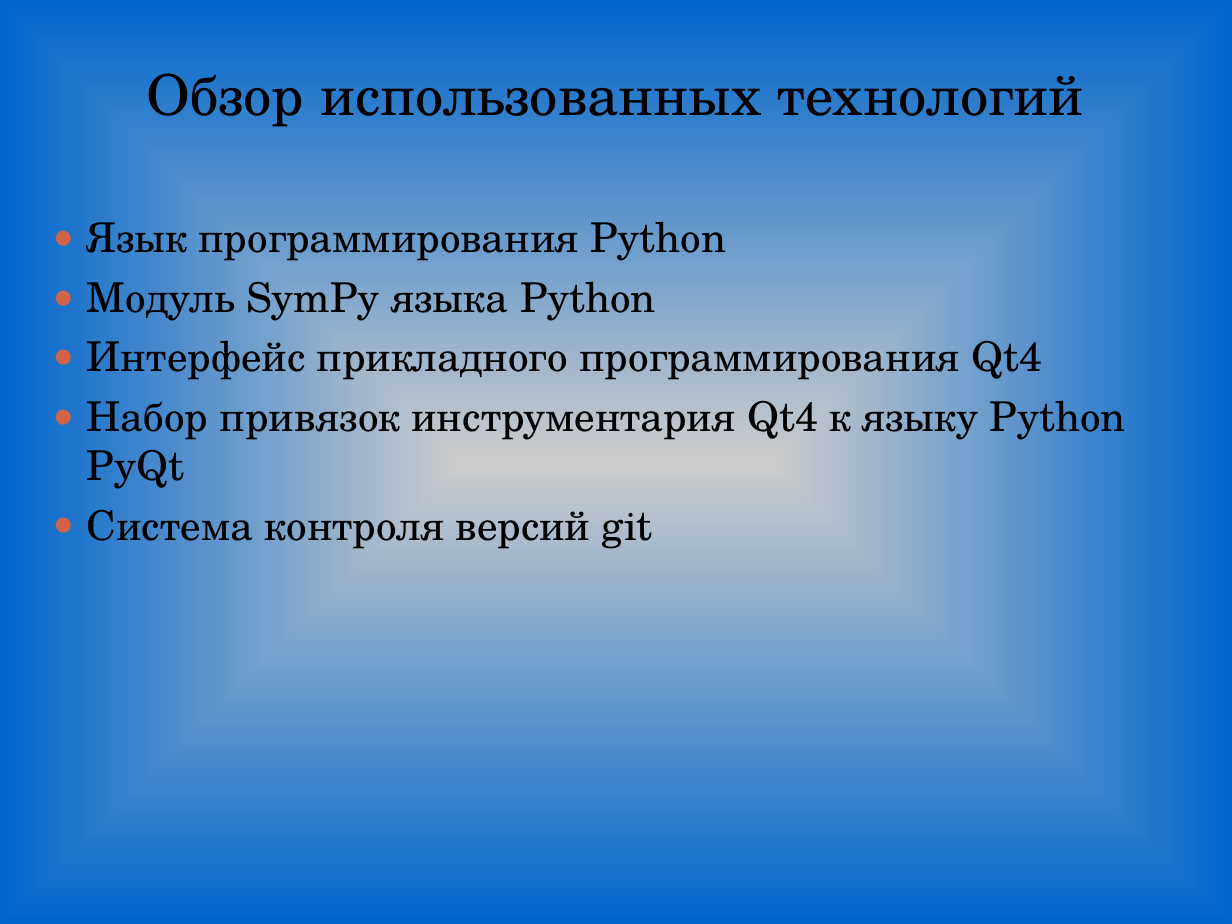
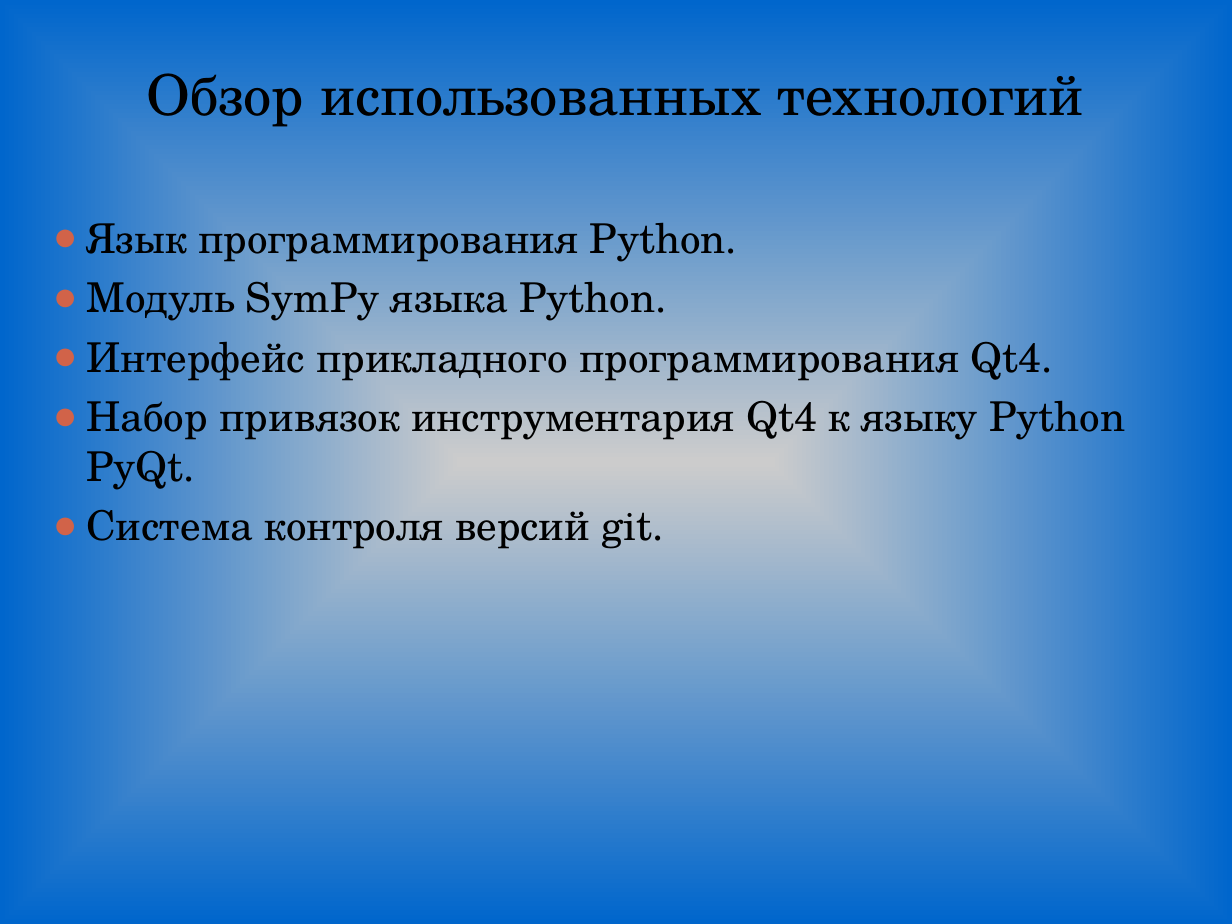
Before and after one commit to Genas2/diplom, a slide deck: slide 4 of TeX/pres.ppt. Drawn at 1232x924 pixels with LibreOffice and Linux fonts; fonts in the diff are those of the drawing. Boxes give left, top, right and bottom in pixels: in the first picture for what was removed or moved away, otherwise in the second. Text is boxed around its words. In the diff, an @@ line names an element or a change of style, - is before the commit and + after.

```diff
--- a/TeX/pres.ppt
+++ b/TeX/pres.ppt
@@ text at bbox=[86, 222, 1125, 552]: text changed @@
-● Язык программирования Python
-● Модуль SymPy языка Python
-● Интерфейс прикладного программирования Qt4
-● Набор привязок инструментария Qt4 к языку Python PyQt
-● Система контроля версий git
+● Язык программирования Python.
+● Модуль SymPy языка Python.
+● Интерфейс прикладного программирования Qt4.
+● Набор привязок инструментария Qt4 к языку Python PyQt.
+● Система контроля версий git.
```
Also in this commit, not shown: 6 other slides changed, 6 slides added, 4 slides removed, 6 other files.
